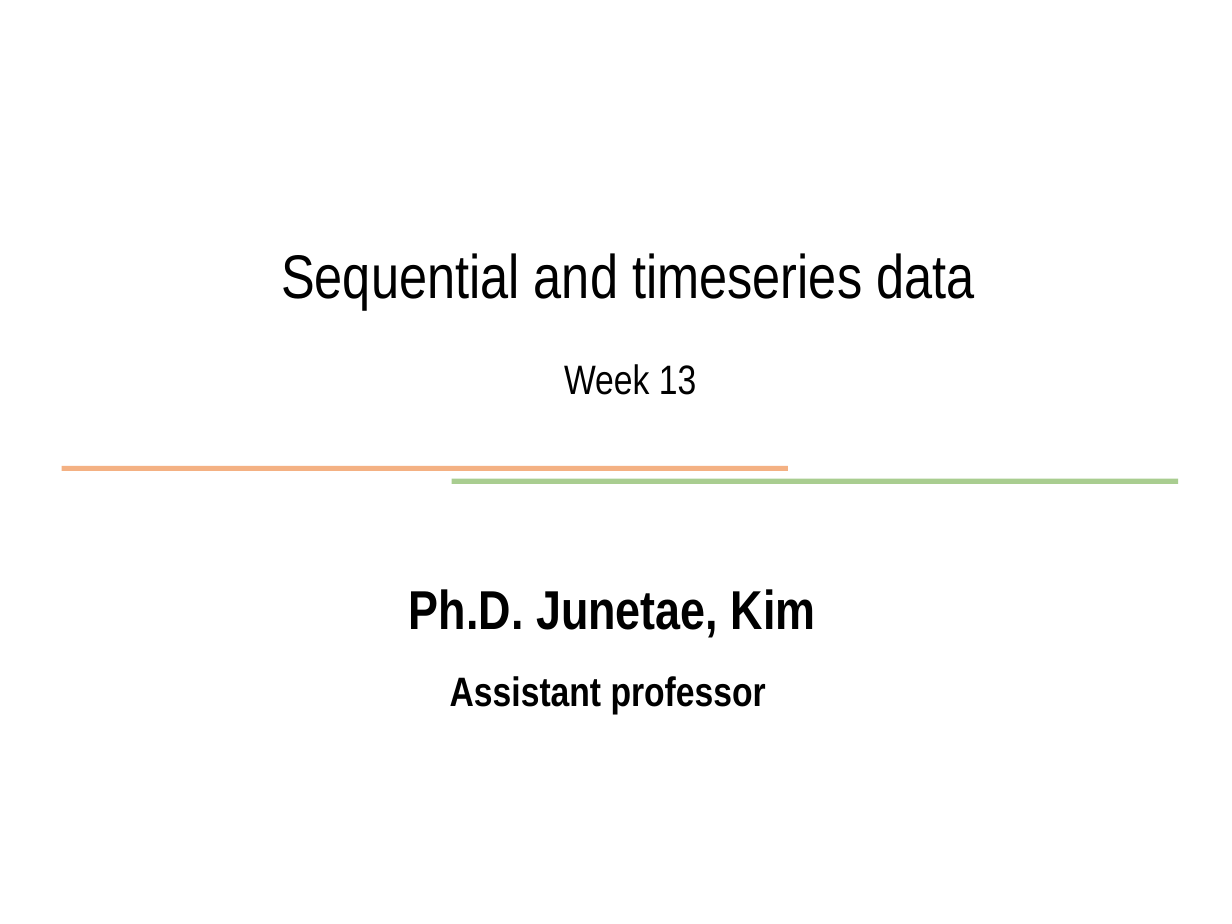
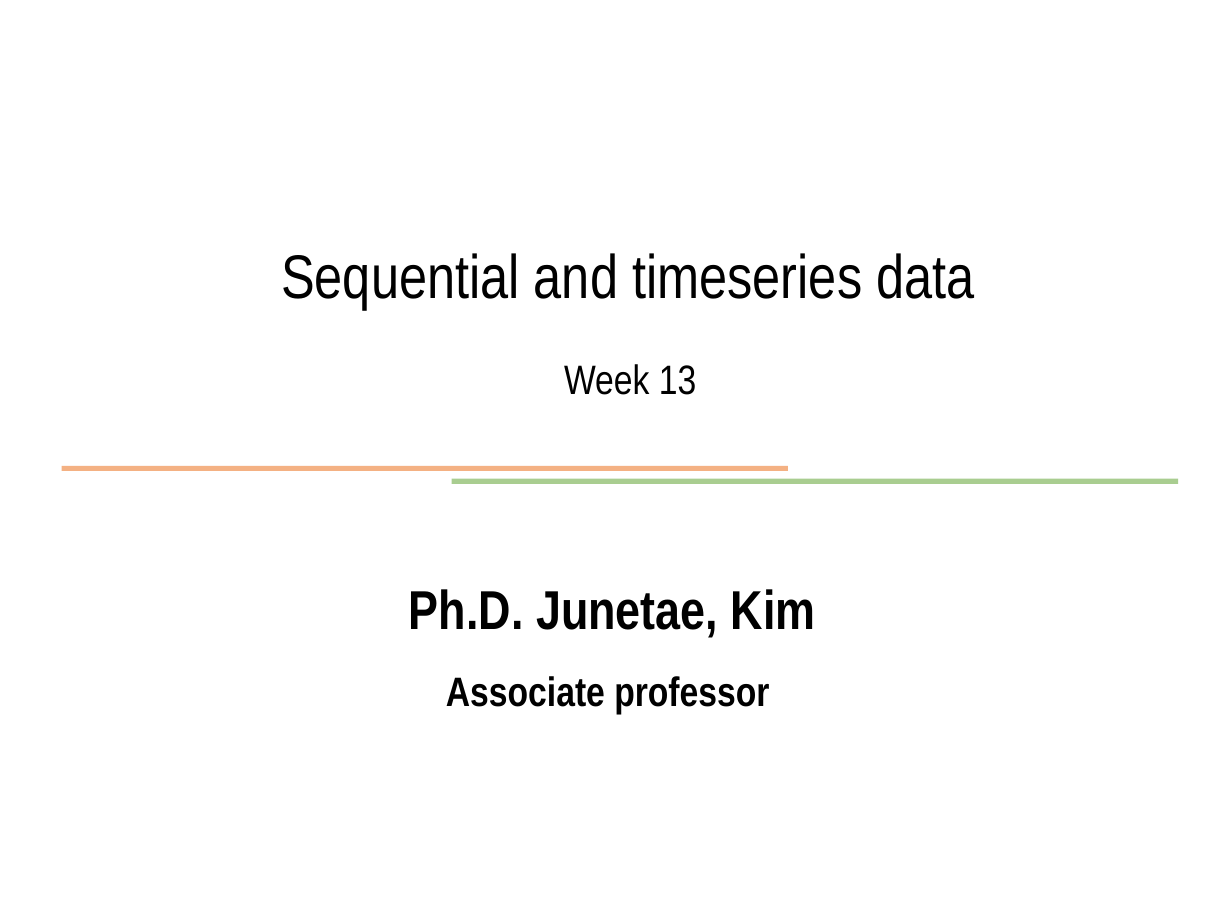
Before and after one commit to JunetaeKim/DeepLearningClass, a slide deck: slide 1 of Week13/week13 time series and sequential data.pptx. Drawn at 1232x924 pixels with LibreOffice and Linux fonts; fonts in the diff are those of the drawing. Boxes give left, top, right and bottom in pixels: in the first picture for what was removed or moved away, otherwise in the second. Text is boxed around its words. In the diff, an @@ line names an element or a change of style, - is before the commit and + after.

```diff
--- a/Week13/week13 time series and sequential data.pptx
+++ b/Week13/week13 time series and sequential data.pptx
@@ text at (446,676,769,714): text changed @@
-Assistant professor
+Associate professor
```
Also in this commit, not shown: 4 other files.
